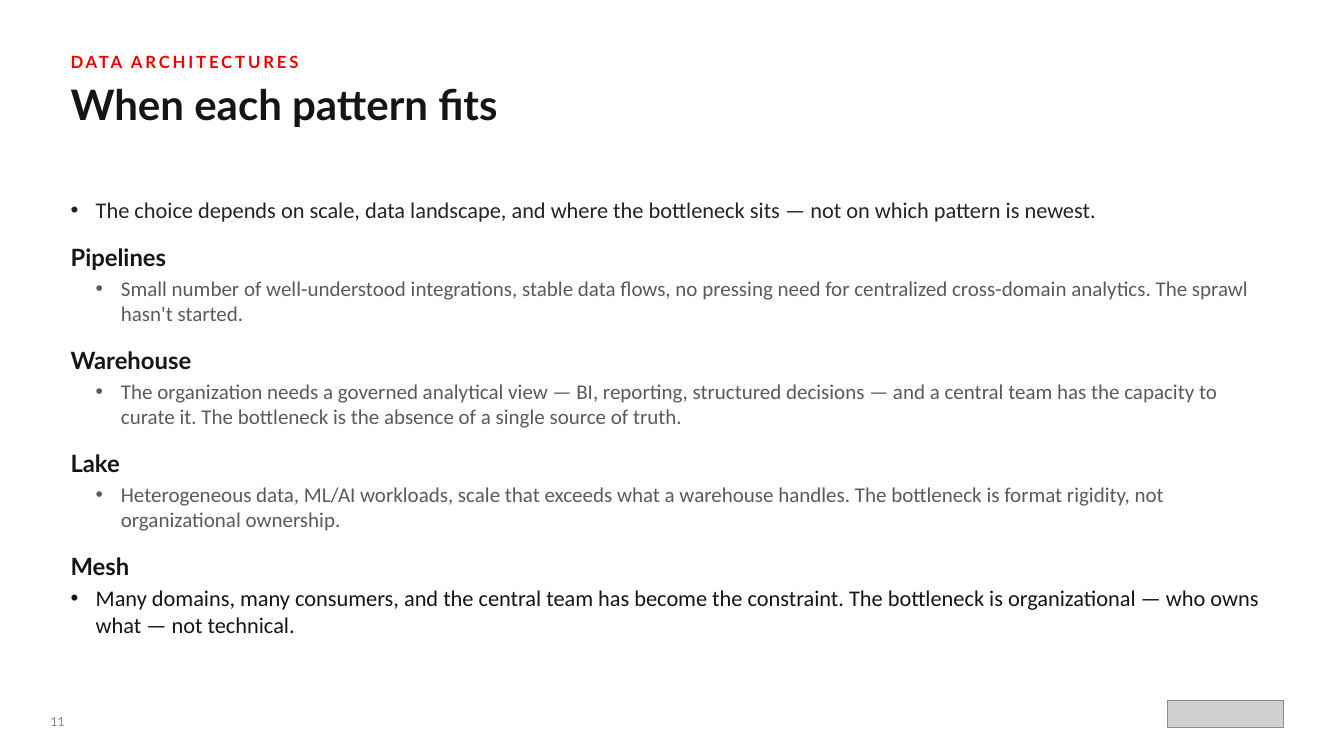
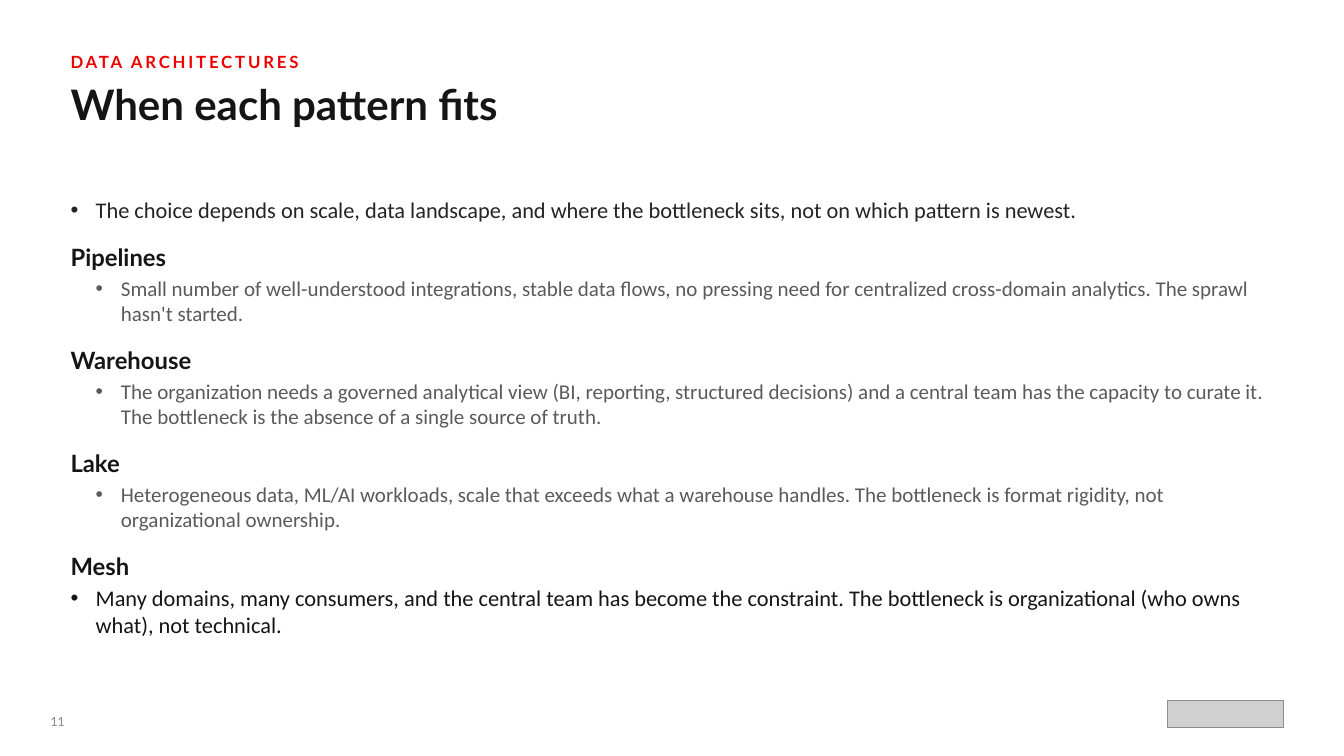
Before and after one commit to patterncatalyst/datamesh-reference-arch-python, a slide deck: slide 12 of presentation/data-mesh-101/The_Data_Mesh_101.pptx. Drawn at 1344x756 pixels with LibreOffice and Linux fonts; fonts in the diff are those of the drawing; grey boxes stand for pictures. Boxes give left, top, right and bottom in pixels: in the first picture for what was removed or moved away, otherwise in the second. Text is boxed around its words. In the diff, an @@ line names an element or a change of style, - is before the commit and + after.

Commit message:
docs(deck): professional-voice pass on the data-mesh decks
Remove em dashes, chapter/section cross-references, and ban-tier verbal
tics (deliberately, earns its place, load-bearing, worth noticing, honest,
on purpose, not a toy, rest of this deck) from The Data Mesh 101 and
Data Mesh on OpenShift pptxgenjs sources, then rebuild both decks.

```diff
--- a/presentation/data-mesh-101/The_Data_Mesh_101.pptx
+++ b/presentation/data-mesh-101/The_Data_Mesh_101.pptx
@@ text at bbox=[96, 202, 1076, 222]: text changed @@
-• The choice depends on scale, data landscape, and where the bottleneck sits — not on which pattern is newest.
+• The choice depends on scale, data landscape, and where the bottleneck sits, not on which pattern is newest.
@@ text at bbox=[121, 384, 1262, 428]: text changed @@
-  • The organization needs a governed analytical view — BI, reporting, structured decisions — and a central team has the capacity to curate it. The bottleneck is the absence of a single source of truth.
+  • The organization needs a governed analytical view (BI, reporting, structured decisions) and a central team has the capacity to curate it. The bottleneck is the absence of a single source of truth.
@@ text at bbox=[96, 590, 1240, 636]: text changed @@
-• Many domains, many consumers, and the central team has become the constraint. The bottleneck is organizational — who owns what — not technical.
+• Many domains, many consumers, and the central team has become the constraint. The bottleneck is organizational (who owns what), not technical.
```
Also in this commit, not shown: 12 other slides changed, 4 other files.
